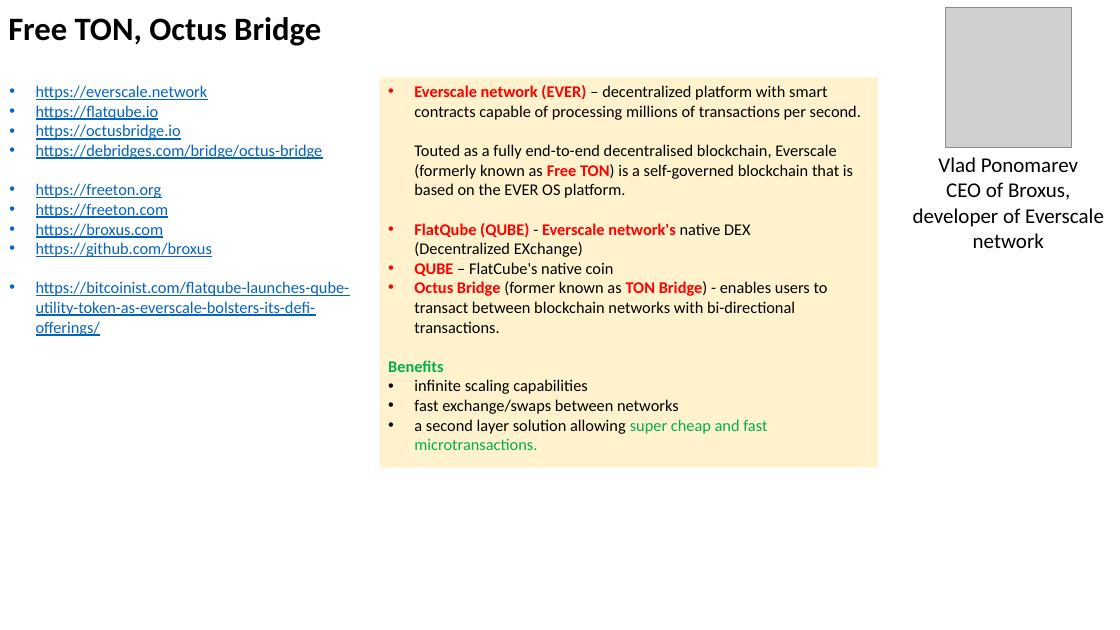
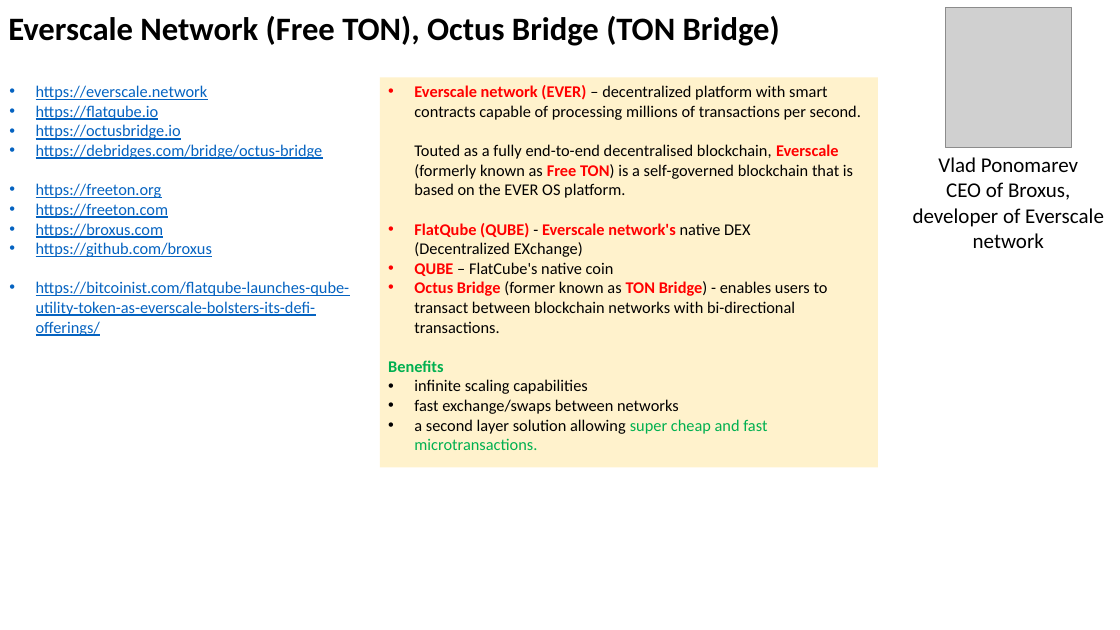
Before and after one commit to lselector/crypto, a slide deck: slide 9 of crypto_04_stable_coins.pptx. Drawn at 1120x630 pixels with LibreOffice and Linux fonts; fonts in the diff are those of the drawing; grey boxes stand for pictures. Boxes give left, top, right and bottom in pixels: in the first picture for what was removed or moved away, otherwise in the second. Text is boxed around its words. In the diff, an @@ line names an element or a change of style, - is before the commit and + after.

```diff
--- a/crypto_04_stable_coins.pptx
+++ b/crypto_04_stable_coins.pptx
@@ text at bbox=[8, 16, 780, 46]: text changed @@
-Free TON, Octus Bridge
+Everscale Network (Free TON), Octus Bridge (TON Bridge)
@@ text in rectangle at bbox=[414, 85, 861, 198]: text colour #000000 to #FF0000, bold on in "Everscale" @@
```
Also in this commit, not shown: 4 other slides changed, 5 slides added, 1 slide removed.
